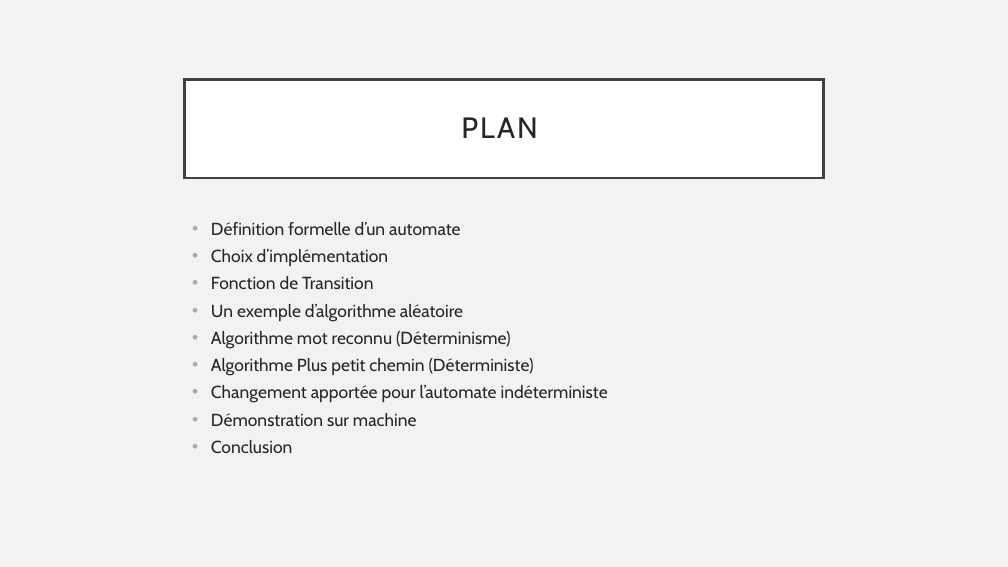
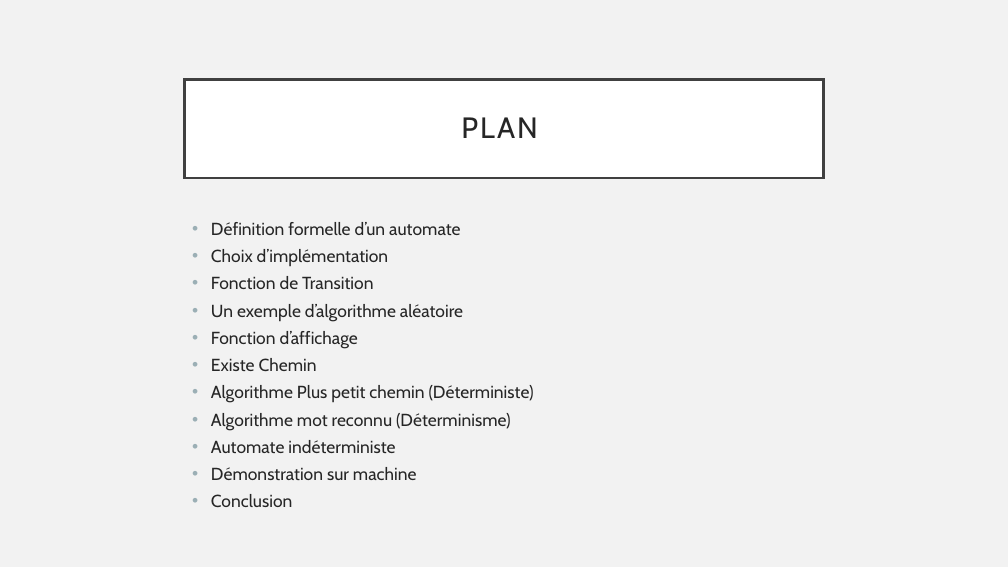
Before and after one commit to ekiriano/HLIN405-Final, a slide deck: slide 4 of Recherche d’un trajet sur une carte.pptx. Drawn at 1008x567 pixels with LibreOffice and Linux fonts; fonts in the diff are those of the drawing. Boxes give left, top, right and bottom in pixels: in the first picture for what was removed or moved away, otherwise in the second. Text is boxed around its words. In the diff, an @@ line names an element or a change of style, - is before the commit and + after.

```diff
--- a/Recherche d’un trajet sur une carte.pptx
+++ b/Recherche d’un trajet sur une carte.pptx
@@ text at box(211, 331, 534, 403): paragraphs added @@
+• Fonction d’affichage
+• Existe Chemin
+• Algorithme Plus petit chemin (Déterministe)
@@ text at box(211, 440, 395, 453): text changed @@
-• Algorithme Plus petit chemin (Déterministe)
-• Changement apportée pour l’automate indéterministe
+• Automate indéterministe
```
Also in this commit, not shown: 3 other slides changed, 4 other files.
